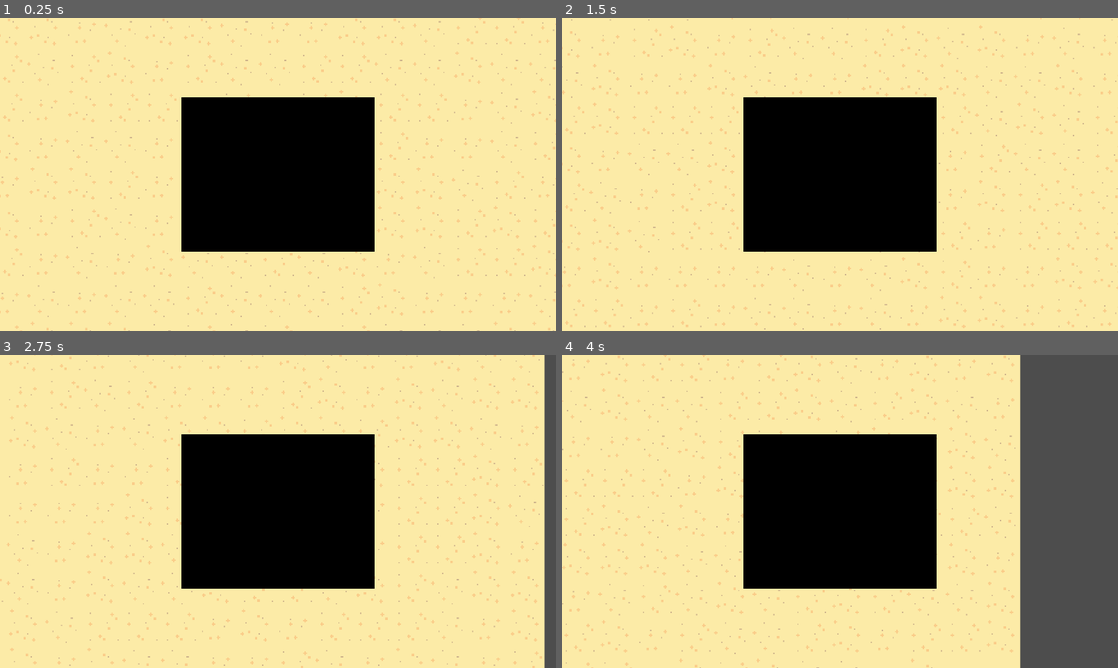
Above: before the commit, frames 1-4 (two rows, left to right).
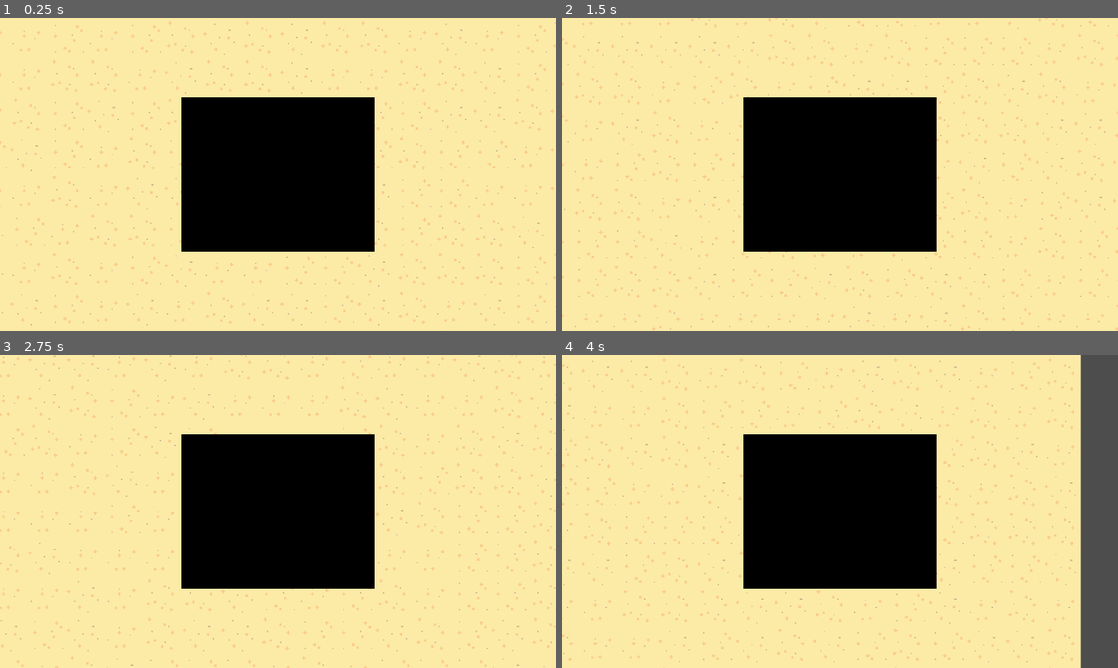
Above: after the commit, the same moments.

Repository: Lukko-Digital/Sift
Game: Godot game, scene res://scenes/main.tscn
Same seed, same stepped clock (60 frames per second), same inputs: the game is played once before the commit and once after it. The engine's default icon, where the game draws it, is replaced by a stand-in: a white triangle on a blue panel in a dark square.
Inputs:
- Up to frame 1 (0.25 s): no input
- Up to frame 2 (1.5 s): tap Enter at 0.5 s; hold D (right) 0.53-1.28 s; tap Space (dash) at 0.6, 1.35 s; hold S (down) from 1.28 s (still down)
- Up to frame 3 (2.75 s): release S (down) at 2.03 s; hold D (right) from 2.03 s (still down); tap Space (dash) at 2.1 s
- Up to frame 4 (4 s): release D (right) at 2.78 s; hold W (up) 2.78-3.53 s; tap Space (dash) at 2.85, 3.6 s; hold A (left) from 3.53 s (still down)

The runs differ from the first frame. In frame 1, 3.6% of the frame differs, in the area x 0-100%, y 0-100%; in frame 2, 3.6%; in frame 3, 5.7%; in frame 4, 14%, in the area x 0-94%, y 0-100%.

Commit message:
water shader (still flickers a little when you move)

Diff:
--- a/scenes/main.tscn
+++ b/scenes/main.tscn
@@ -1,8 +1,10 @@
-[gd_scene load_steps=6 format=3 uid="uid://b8md8ehlk518q"]
+[gd_scene load_steps=11 format=3 uid="uid://b8md8ehlk518q"]
 
 [ext_resource type="PackedScene" uid="uid://btje8wwp2nhiu" path="res://scenes/player.tscn" id="1_6t2e7"]
-[ext_resource type="Texture2D" uid="uid://cqxwjo37g5pwl" path="res://icon.svg" id="2_c03wn"]
-[ext_resource type="Texture2D" uid="uid://dumfppj8f3148" path="res://assets/png/tilemap.png" id="3_dlybt"]
+[ext_resource type="Texture2D" uid="uid://bwyb8bhvk7xbt" path="res://icon.svg" id="2_c03wn"]
+[ext_resource type="Texture2D" uid="uid://5c1t1nh02458" path="res://assets/png/tilemap.png" id="3_dlybt"]
+[ext_resource type="PackedScene" uid="uid://bg1eq3h13qdyu" path="res://scenes/water.tscn" id="3_qumnr"]
+[ext_resource type="Shader" path="res://scripts/shaders/water.gdshader" id="4_iyusw"]
 
 [sub_resource type="TileSetAtlasSource" id="TileSetAtlasSource_vgbxw"]
 texture = ExtResource("3_dlybt")
@@ -34,21 +36,26 @@
 tile_size = Vector2i(32, 32)
 sources/0 = SubResource("TileSetAtlasSource_vgbxw")
 
+[sub_resource type="FastNoiseLite" id="FastNoiseLite_qftfn"]
+noise_type = 0
+frequency = 0.1
+fractal_type = 2
+fractal_weighted_strength = 1.0
+
+[sub_resource type="NoiseTexture2D" id="NoiseTexture2D_13xlq"]
+width = 64
+height = 64
+seamless = true
+noise = SubResource("FastNoiseLite_qftfn")
+
+[sub_resource type="ShaderMaterial" id="ShaderMaterial_lb5i6"]
+shader = ExtResource("4_iyusw")
+shader_parameter/scroll = Vector2(0.05, 0.05)
+shader_parameter/distortion_strength = 0.02
+shader_parameter/tone_color = Color(0.6, 0.901961, 1, 1)
+shader_parameter/noise = SubResource("NoiseTexture2D_13xlq")
+
 [node name="main" type="Node2D"]
-
-[node name="player" parent="." instance=ExtResource("1_6t2e7")]
-position = Vector2(50, 39)
-
-[node name="Camera2D" type="Camera2D" parent="player"]
-zoom = Vector2(4.165, 4.165)
-position_smoothing_speed = 10.0
-
-[node name="Sprite2D" type="Sprite2D" parent="."]
-visible = false
-z_index = -10
-position = Vector2(79, 26)
-scale = Vector2(6.03906, 2.21875)
-texture = ExtResource("2_c03wn")
 
 [node name="TileMap" type="TileMap" parent="."]
 z_index = -10
@@ -56,3 +63,13 @@
 cell_quadrant_size = 32
 format = 2
 layer_0/tile_data = PackedInt32Array(-1310744, 131072, 1, -1245208, 131072, 1, -1179672, 65536, 2, -1114136, 131072, 2, …(49622 unchanged characters)…
+
+[node name="water" parent="." instance=ExtResource("3_qumnr")]
+material = SubResource("ShaderMaterial_lb5i6")
+texture = ExtResource("2_c03wn")
+
+[node name="player" parent="." instance=ExtResource("1_6t2e7")]
+
+[node name="Camera2D" type="Camera2D" parent="player"]
+zoom = Vector2(4.165, 4.165)
+position_smoothing_speed = 10.0
--- /dev/null
+++ b/scenes/water.tscn
@@ -0,0 +1,14 @@
+[gd_scene load_steps=4 format=3 uid="uid://bg1eq3h13qdyu"]
+
+[ext_resource type="Shader" path="res://scripts/shaders/pixelate.gdshader" id="1_g6dpq"]
+[ext_resource type="Texture2D" uid="uid://bwyb8bhvk7xbt" path="res://icon.svg" id="2_2w5wx"]
+
+[sub_resource type="ShaderMaterial" id="ShaderMaterial_rqhd2"]
+shader = ExtResource("1_g6dpq")
+shader_parameter/pixelSize = 8
+
+[node name="water" type="Sprite2D"]
+
+[node name="Sprite2D" type="Sprite2D" parent="."]
+material = SubResource("ShaderMaterial_rqhd2")
+texture = ExtResource("2_2w5wx")
--- /dev/null
+++ b/scripts/shaders/pixelate.gdshader
@@ -0,0 +1,21 @@
+shader_type canvas_item;
+
+uniform sampler2D screen_texture: hint_screen_texture, filter_linear_mipmap;
+
+uniform int pixelSize: hint_range(1, 16, 1) = 6;
+
+void fragment()
+{
+    vec2 iRes = 1.0 / SCREEN_PIXEL_SIZE;
+
+    float onePixelSizeX = 1.0 / iRes.x;
+    float onePixelSizeY = 1.0 / iRes.y;
+
+    float cellSizeX =  float(pixelSize) * onePixelSizeX;
+    float cellSizeY = float(pixelSize) * onePixelSizeY;
+
+    float x = cellSizeX * round(SCREEN_UV.x / cellSizeX);
+    float y = cellSizeY * round(SCREEN_UV.y / cellSizeY);
+
+    COLOR = texture(screen_texture, vec2(x, y));
+}
--- a/scripts/shaders/water.gdshader
+++ b/scripts/shaders/water.gdshader
@@ -1,9 +1,20 @@
 shader_type canvas_item;
 
-uniform float pixelate: hint_range(2, 512, 4) = 256;
+uniform sampler2D screen_texture: hint_screen_texture, filter_linear_mipmap;
+
+uniform sampler2D noise: repeat_enable;
+uniform vec2 scroll = vec2(0.05, 0.0);
+uniform float distortion_strength: hint_range(-1, 1) = 0.02;
+
+uniform vec4 tone_color: source_color;
 
 void fragment()
 {
-    vec2 uv = floor(UV * pixelate) / pixelate;
-    COLOR = textureLod(TEXTURE, uv, 0.0);
+	vec4 noise_color = texture(noise, UV + scroll * TIME);
+
+	vec2 distortion_uv = UV + distortion_strength * noise_color.rr;
+
+	vec4 screen_color = texture(TEXTURE, distortion_uv);
+
+	COLOR = screen_color * tone_color;
 }
